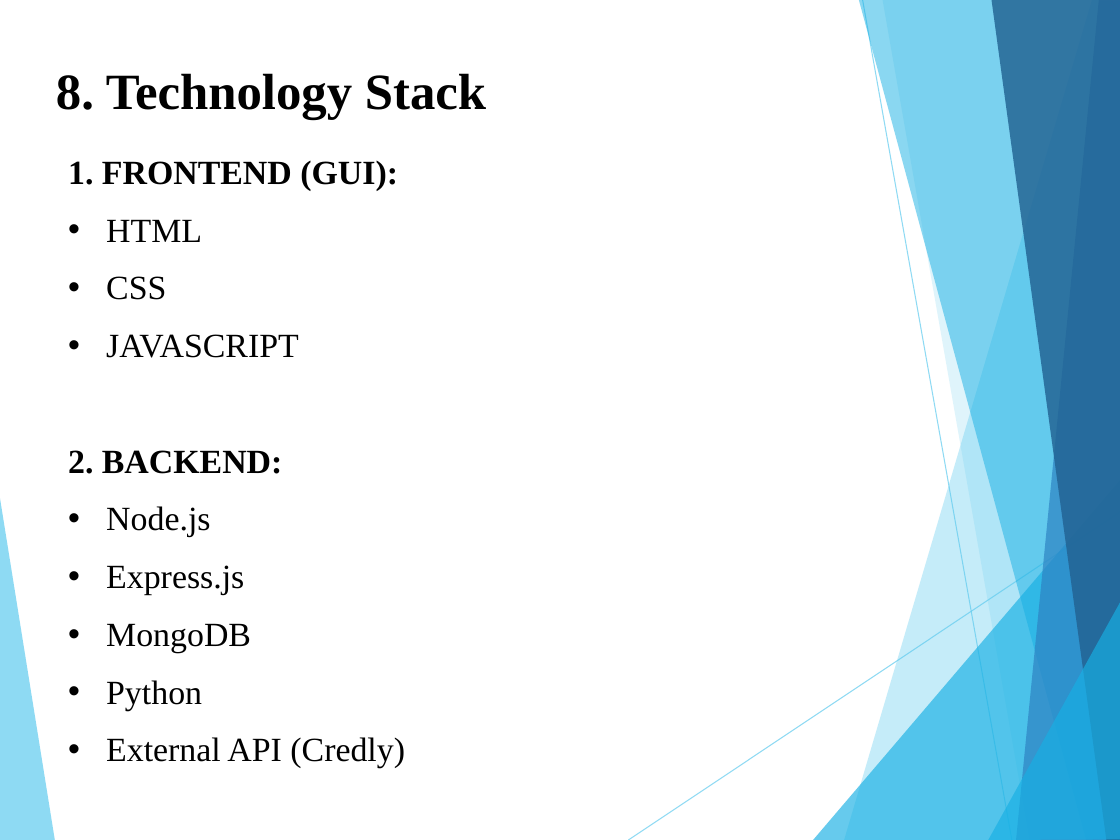
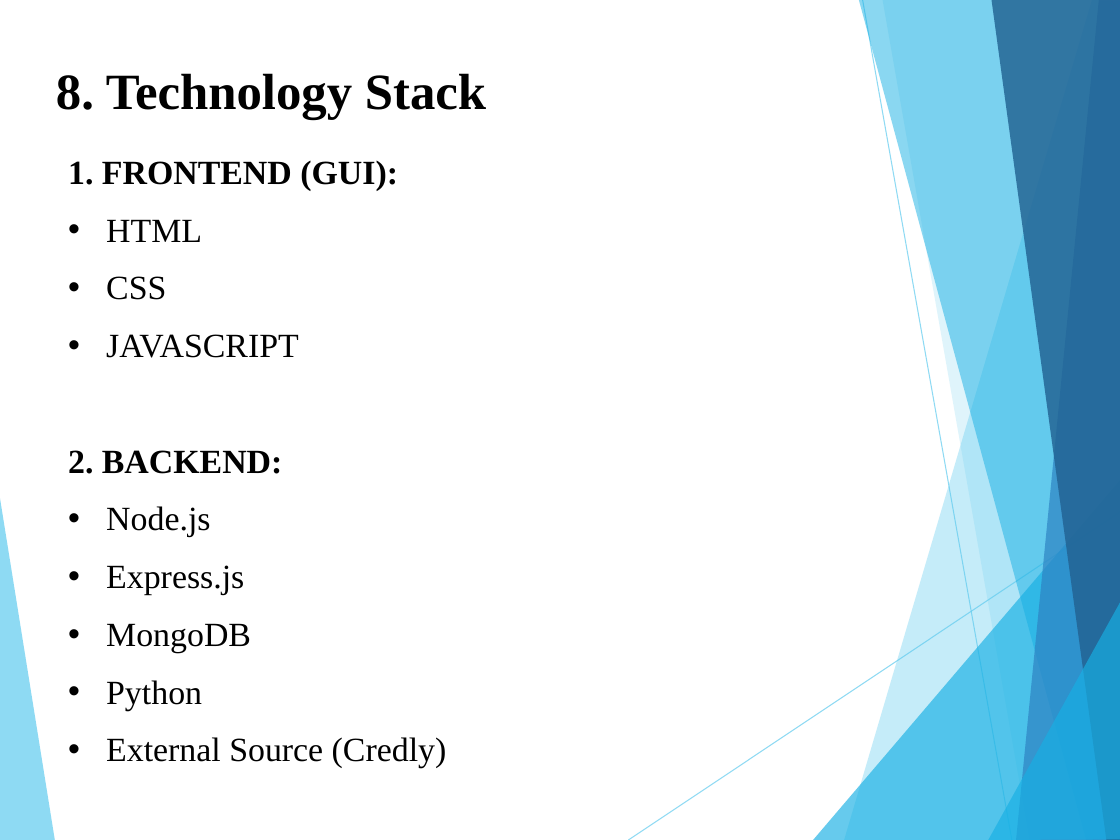
Before and after one commit to Soham01011/Eduflex, a slide deck: slide 9 of PPT_BE_IT_G7_EDUFLEX.pptx (slide 10 before the commit). Drawn at 1120x840 pixels with LibreOffice and Linux fonts; fonts in the diff are those of the drawing. Boxes give left, top, right and bottom in pixels: in the first picture for what was removed or moved away, otherwise in the second. Text is boxed around its words. In the diff, an @@ line names an element or a change of style, - is before the commit and + after.

```diff
--- a/PPT_BE_IT_G7_EDUFLEX.pptx
+++ b/PPT_BE_IT_G7_EDUFLEX.pptx
@@ text at bbox=[106, 737, 447, 769]: text changed @@
-• External API (Credly)
+• External Source (Credly)
```
Also in this commit, not shown: 8 other slides changed, 1 slide removed, 7 other files.
